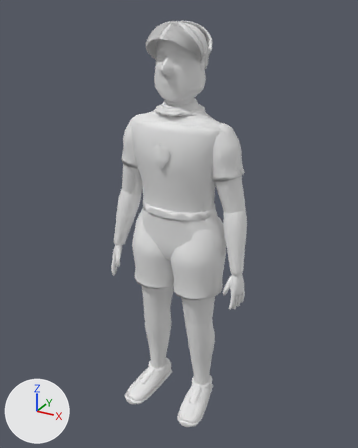
A saved change to the glTF model examples/field-athlete.glb.
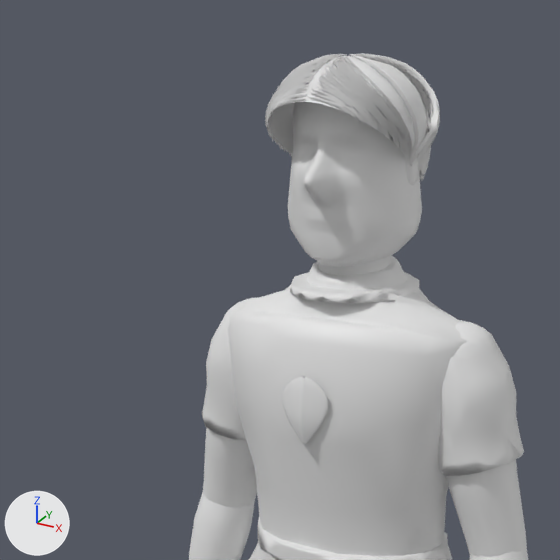
Each version appears first whole from a 50 mm camera at (1.026, -1.861, 1.904) aimed at (0.008, -0.009, 0.978), and next in a close-up on the part from 12% to 72% of the width and 0% to 48% of the height. Every picture has the same lights, and +X, +Y and +Z are marked at lower left. The older version's two pictures come first. Vertices at exactly the same position are counted once.

The first close-up shows 'Character surface', 'Mesh_0'.
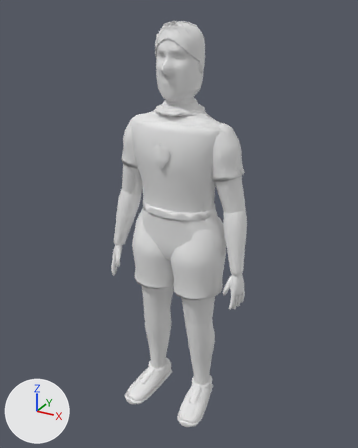
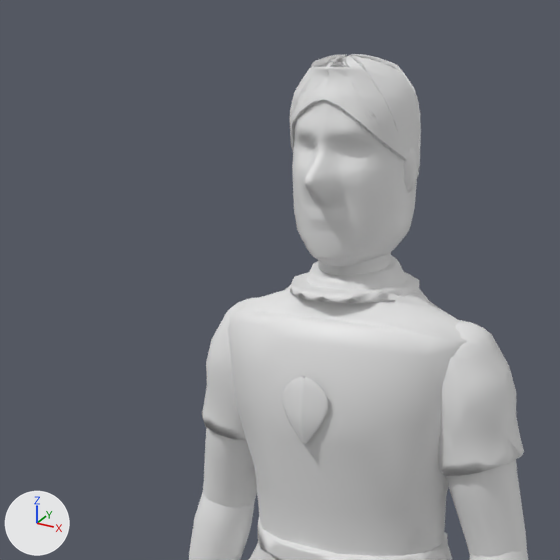
Scene script edits in JSON lines:
```json
{"block": "me_mesh_1", "where": "# used by ob_character_surface; location = (0.0, 0.0, 0.0)"}
{"op": "remove", "block": "me_mesh_1", "code": "me_mesh_1.from_pydata(...)  # 11527 vertices, 22370 faces; spans x -0.36..0.36, y -0.23..0.15, z 0.0..1.85"}
{"op": "add", "block": "me_mesh_1", "code": "me_mesh_1.from_pydata(...)  # 11525 vertices, 22365 faces; spans x -0.36..0.36, y -0.23..0.15, z 0.0..1.85"}
{"block": "me_mesh_1", "change": "me_mesh_1 part 1: the loose piece of 14 vertices spanning x -0.08..0.0, y -0.13..-0.11, z 1.77..1.8 is scaled about its middle by (-0.621, 0.124, 1.09), then moved by (0.06, 0.04, -0.01)"}
{"block": "me_mesh_1", "change": "me_mesh_1 part 2: the loose piece of 19 vertices spanning x -0.1..0.0, y -0.11..-0.09, z 1.75..1.82 is multiplied about its middle by the matrix ((0.65, -0.348, -0.106), (0.291, 0.628, -0.276), (0.218, 0.199, 0.684)), then moved by (0.02, 0.04, 0.0)"}
{"block": "me_mesh_1", "change": "me_mesh_1 part 3: the loose piece of 16 vertices spanning x 0.0..0.08, y -0.13..-0.11, z 1.76..1.8 is scaled about its middle by (-0.572, 0.15, 1.02), then moved by (-0.06, 0.04, 0.0)"}
{"block": "me_mesh_1", "change": "me_mesh_1 part 4: the loose piece of 18 vertices spanning x -0.09..0.0, y -0.12..-0.1, z 1.76..1.82 is multiplied about its middle by the matrix ((-0.29, -0.419, -0.806), (0.47, 0.656, -0.51), (0.778, -0.552, 0.007)), then moved by (0.08, 0.04, 0.0)"}
{"block": "me_mesh_1", "change": "me_mesh_1 part 5: the loose piece of 16 vertices spanning x 0.0..0.08, y -0.12..-0.11, z 1.76..1.81 is multiplied about its middle by the matrix ((0.568, 0.373, 0.094), (-0.283, 0.518, -0.349), (-0.261, 0.25, 0.583)), then moved by (-0.02, 0.04, 0.0)"}
{"block": "me_mesh_1", "change": "me_mesh_1 part 6: 10 loose pieces with 177 vertices, spanning x -0.09..0.1, y -0.13..-0.09, z 1.74..1.83, are deleted"}
{"block": "me_mesh_1", "change": "me_mesh_1 part 7: 235 vertices moved from x -0.12..0.12, y -0.09..0.15, z 1.66..1.85 to x -0.1..0.1, y -0.07..0.12, z 1.66..1.85; 2672 vertices removed from x -0.13..0.13, y -0.13..0.15, z 1.65..1.85; 2738 vertices added at x -0.1..0.1, y -0.08..0.12, z 1.66..1.85"}
{"block": "me_mesh_1", "change": "other edits to the shape of me_mesh_1 do not show in these pictures"}
{"block": "me_mesh_0", "where": "# used by ob_mesh_0; location = (0.0, 0.0, 0.0)"}
{"op": "remove", "block": "me_mesh_0", "code": "me_mesh_0.from_pydata(...)  # 792 vertices, 1493 faces; spans x -0.112..0.112, y -0.14..0.117, z 1.544..1.843"}
{"op": "add", "block": "me_mesh_0", "code": "me_mesh_0.from_pydata(...)  # 791 vertices, 1493 faces; spans x -0.098..0.098, y -0.137..0.117, z 1.545..1.843"}
{"block": "me_mesh_0", "change": "me_mesh_0 part 8: 17 vertices moved within x -0.051..0.051, y -0.094..0.111, z 1.643..1.843; 617 vertices removed from x -0.112..0.112, y -0.14..0.116, z 1.544..1.843; 620 vertices added at x -0.098..0.098, y -0.137..0.115, z 1.545..1.843"}
{"block": "me_mesh_0", "change": "other edits to the shape of me_mesh_0 do not show in these pictures"}
```

Changed parts and their boxes (x1, y1, x2, y2) in the close-ups (560 x 560 px; the box of a moved part takes in the faces that stretch with it):
```json
{"object": "Character surface", "change": "reshaped", "before": [189, 53, 528, 560], "after": [189, 54, 528, 560]}
{"object": "Mesh_0", "change": "reshaped", "before": [288, 86, 422, 267], "after": [292, 100, 417, 266]}
{"part": 1, "of": "me_mesh_1", "change": "moved or reshaped", "before": [270, 93, 307, 113], "on screen": "not visible afterwards"}
{"part": 2, "of": "me_mesh_1", "change": "moved or reshaped", "before": [266, 77, 315, 124], "on screen": "not visible afterwards"}
{"part": 3, "of": "me_mesh_1", "change": "moved or reshaped", "before": [310, 92, 361, 121], "after": [298, 110, 305, 115]}
{"part": 4, "of": "me_mesh_1", "change": "moved or reshaped", "before": [267, 82, 310, 121], "on screen": "not visible afterwards"}
{"part": 5, "of": "me_mesh_1", "change": "moved or reshaped", "before": [312, 89, 364, 124], "on screen": "not visible afterwards"}
{"part": 6, "of": "me_mesh_1", "change": "deleted", "before": [267, 74, 382, 134]}
{"part": 7, "of": "me_mesh_1", "change": "moved or reshaped", "before": [265, 53, 440, 181], "after": [289, 54, 421, 178]}
```
